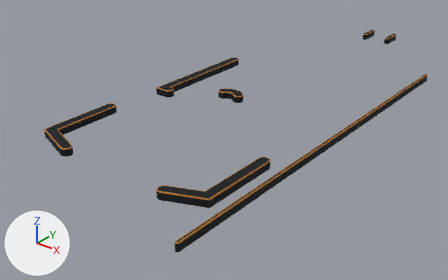
One commit to the COLLADA model Art/Models/premium/aurora-walls.dae: the scene before it, then after it.
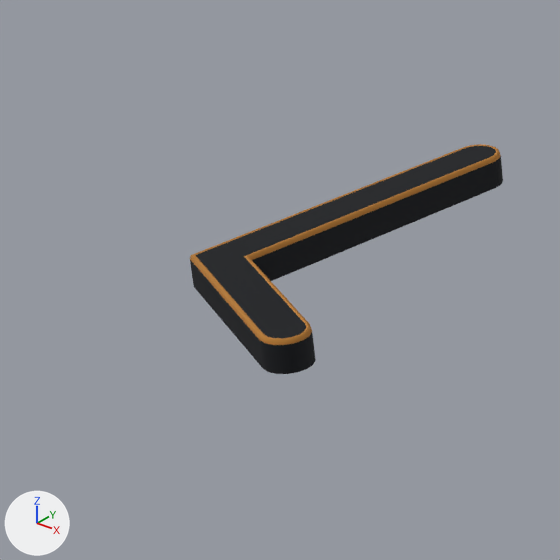
Each version is shown whole from a 50 mm lens placed at (1.351, -2.12, 0.969), pointed at (-0.124, -0.276, -0.175), then close up on the part from 0% to 29% of the width and 25% to 71% of the height. Every picture has the same lights, and +X, +Y and +Z are marked at lower left. The older version's two pictures come first. Vertices at exactly the same position are counted once.

The first close-up shows 'accent', 'cabinet_shell'.
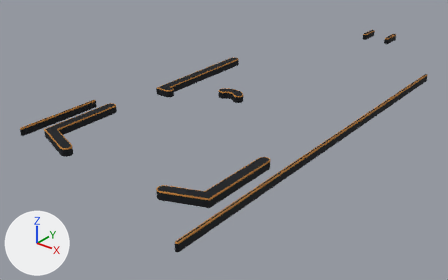
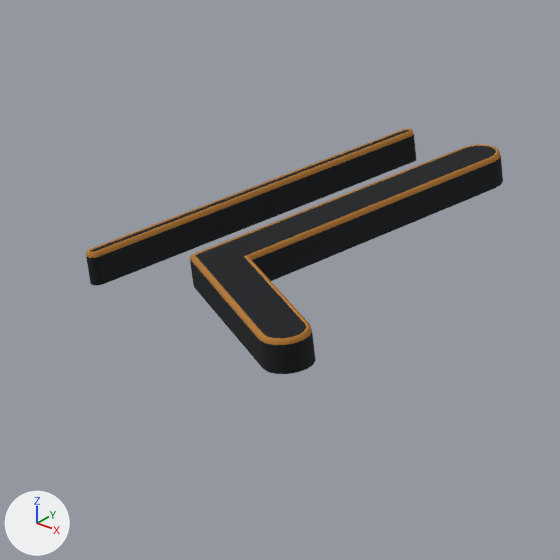
What differs and where, as boxes (x1, y1, x2, y2) in the close-ups (560 x 560 px):
'cabinet_shell', reshaped
    before: (190, 146, 503, 374)
    after: (86, 130, 503, 374)
'accent', reshaped
    before: (190, 144, 501, 345)
    after: (86, 129, 501, 345)
part 1 of me_cabinet_shell, added (black)
    after: (86, 135, 416, 285)
part 2 of me_cabinet_shell, added
    after: (91, 130, 409, 252)
part 3 of me_accent, added
    after: (86, 129, 414, 258)

Patch to the scene script:
```diff
--- a/Art/Models/premium/aurora-walls.dae.py
+++ b/Art/Models/premium/aurora-walls.dae.py
@@ me_cabinet_shell @@
 # used by ob_cabinet_shell; location = (0.0, 0.0, 0.0)
-me_cabinet_shell.from_pydata(...)  # 486 vertices, 472 faces; spans x -0.42..0.43, y -1.16..0.98, z 0.0..0.03
+me_cabinet_shell.from_pydata(...)  # 540 vertices, 524 faces; spans x -0.5..0.43, y -1.16..0.98, z 0.0..0.03
+# me_cabinet_shell part 1: the loose piece of 36 vertices spanning x 0.42..0.43, y -1.16..0.48, z 0.0..0.03 is copied, and the copy is scaled about its middle by (-1, -0.212, 1), then moved by (-0.92, -0.47, 0.0); it spans x -0.5..-0.49, y -0.99..-0.64, z 0.0..0.03
+# me_cabinet_shell part 2: the loose piece of 18 vertices spanning x 0.42, y -1.16..0.48, z 0.03 is copied, and the copy is scaled about its middle by (-1, -0.21, 1), then moved by (-0.92, -0.47, 0.0); it spans x -0.5..-0.49, y -0.99..-0.64, z 0.03
 me_cabinet_shell.materials.append(mat_cabinet_shell)
@@ me_accent @@
 # used by ob_accent; location = (0.0, 0.0, 0.0)
-me_accent.from_pydata(...)  # 648 vertices, 972 faces; spans x -0.42..0.43, y -1.16..0.98, z 0.03
+me_accent.from_pydata(...)  # 720 vertices, 1080 faces; spans x -0.5..0.43, y -1.16..0.98, z 0.03
+# me_accent part 3: the loose piece of 72 vertices spanning x 0.42..0.43, y -1.16..0.48, z 0.03 is copied, and the copy is scaled about its middle by (-1, -0.211, 1), then moved by (-0.92, -0.47, 0.0); it spans x -0.5..-0.49, y -0.99..-0.64, z 0.03
 me_accent.materials.append(mat_accent)
```
